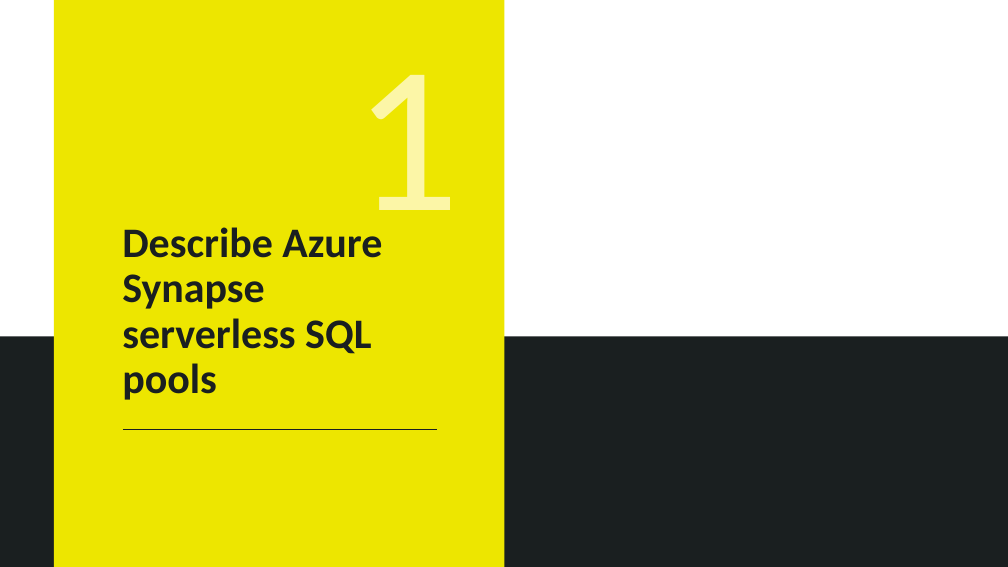
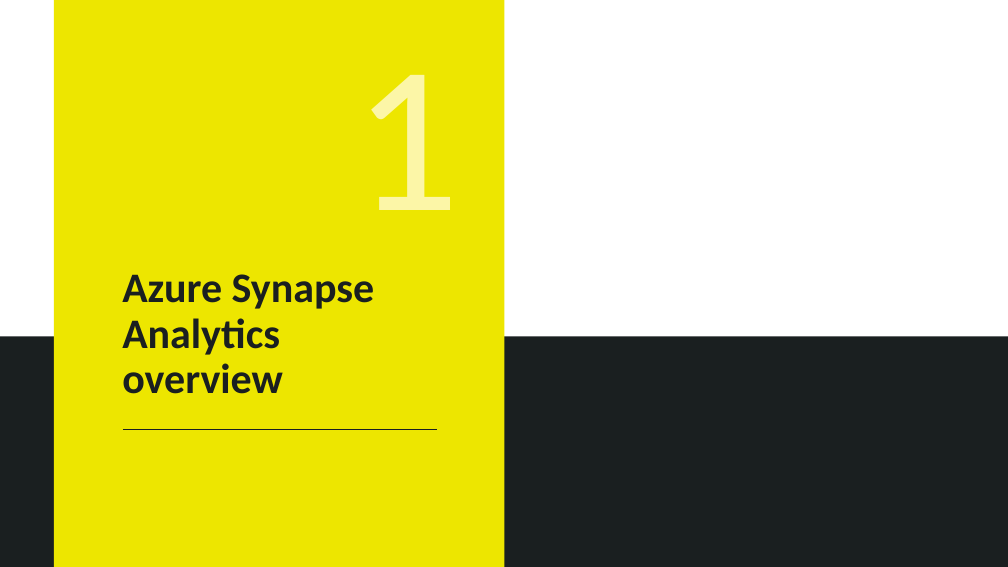
Before and after one commit to solliancenet/azure-data-engineering-conference-workshop-students, a slide deck: slide 3 of 03-Run Interactive queries using Azure Synapse Serverless.pptx. Drawn at 1008x567 pixels with LibreOffice and Linux fonts; fonts in the diff are those of the drawing; background and template pictures are left out. Boxes give left, top, right and bottom in pixels: in the first picture for what was removed or moved away, otherwise in the second. Text is boxed around its words. In the diff, an @@ line names an element or a change of style, - is before the commit and + after.

```diff
--- a/03-Run Interactive queries using Azure Synapse Serverless.pptx
+++ b/03-Run Interactive queries using Azure Synapse Serverless.pptx
@@ title at (122,274,374,394): text changed @@
-Describe Azure Synapse serverless SQL pools
+Azure Synapse Analytics overview
```
Also in this commit, not shown: 4 other slides changed, 11 slides added, 5 other files.
